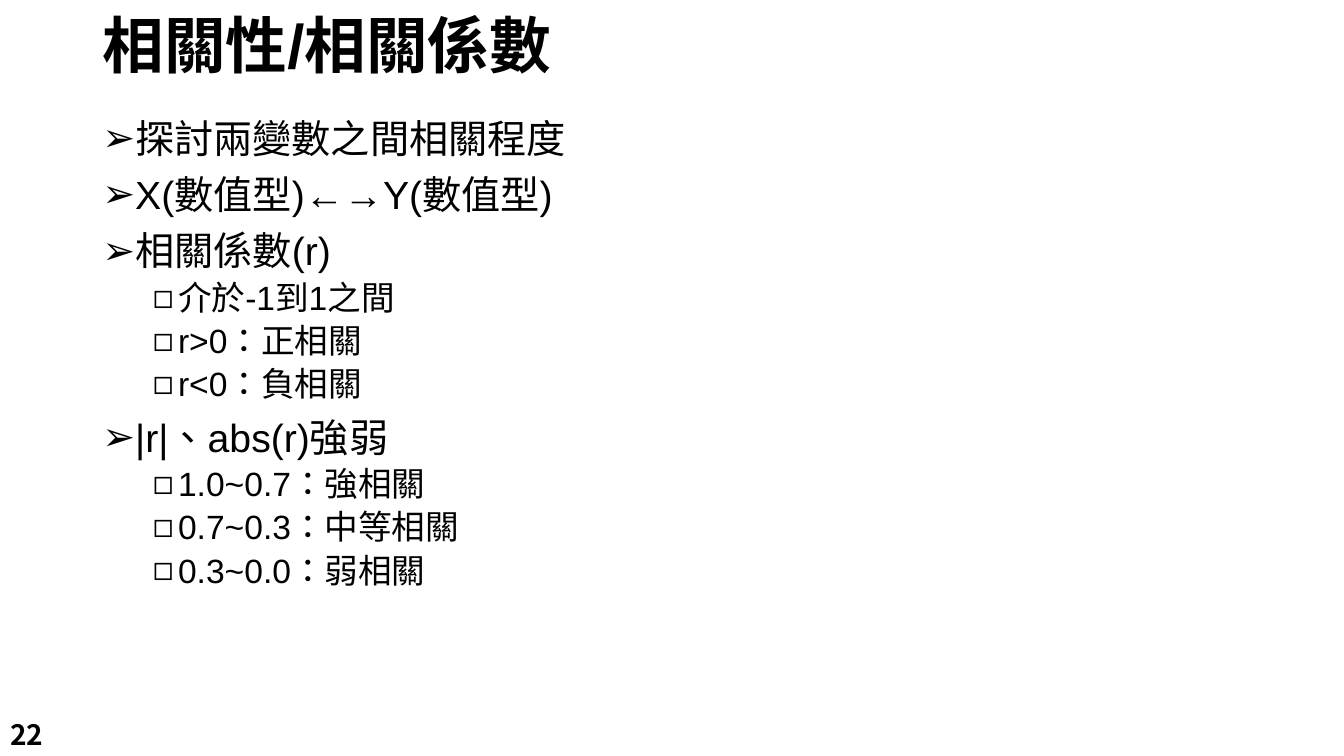
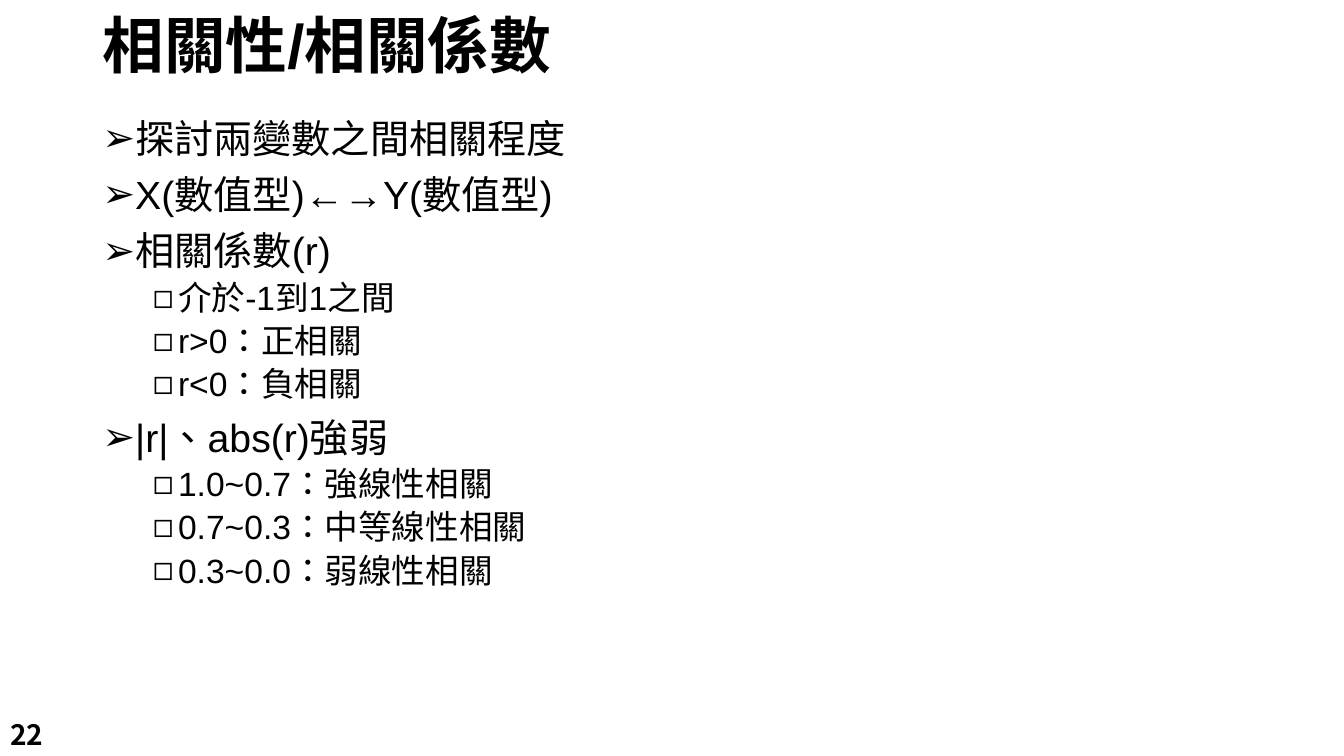
Before and after one commit to LeBronWilly/Basic_R_Language, a slide deck: slide 22 of R_Presentation.pptx. Drawn at 1344x756 pixels with LibreOffice and Linux fonts; fonts in the diff are those of the drawing; background and template pictures are left out. Boxes give left, top, right and bottom in pixels: in the first picture for what was removed or moved away, otherwise in the second. Text is boxed around its words. In the diff, an @@ line names an element or a change of style, - is before the commit and + after.

```diff
--- a/R_Presentation.pptx
+++ b/R_Presentation.pptx
@@ text at (178, 469, 526, 586): text changed @@
-  ◻ 1.0~0.7：強相關
-  ◻ 0.7~0.3：中等相關
-  ◻ 0.3~0.0：弱相關
+  ◻ 1.0~0.7：強線性相關
+  ◻ 0.7~0.3：中等線性相關
+  ◻ 0.3~0.0：弱線性相關
```
Also in this commit, not shown: 17 other slides changed, 2 other files.
